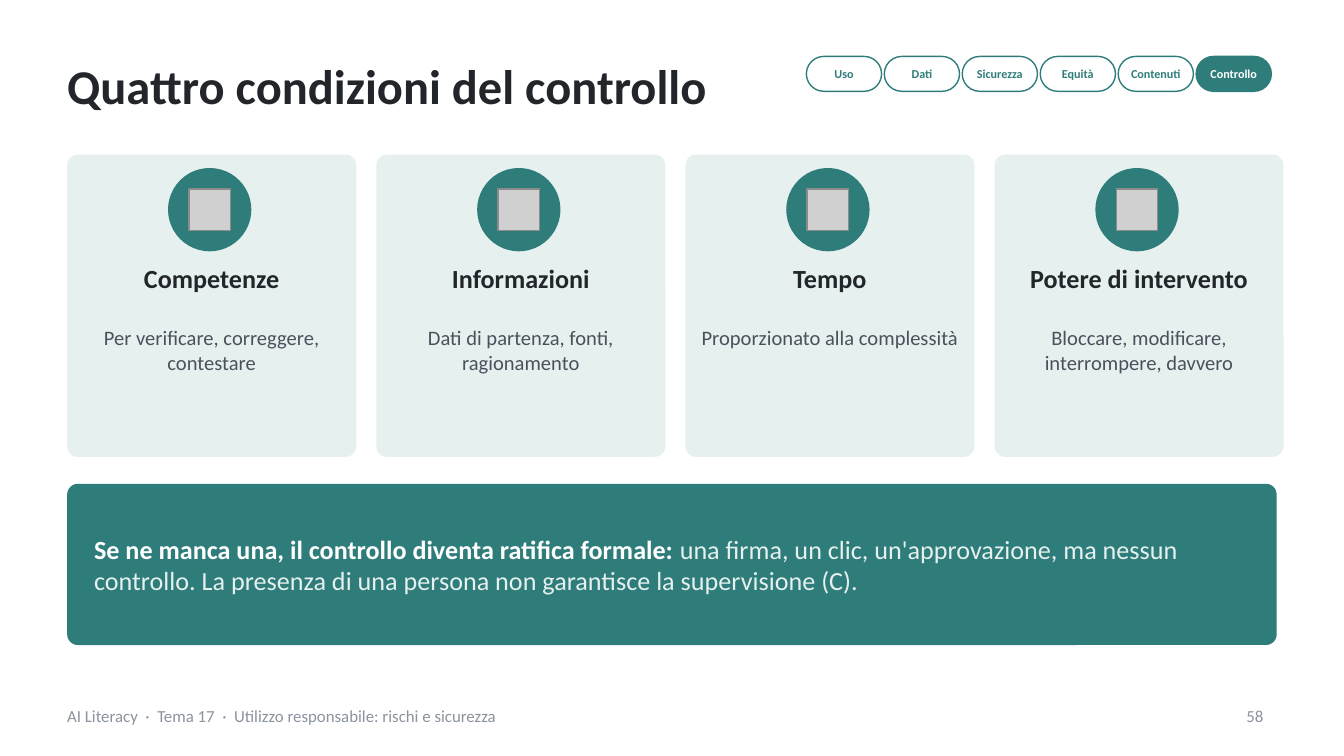
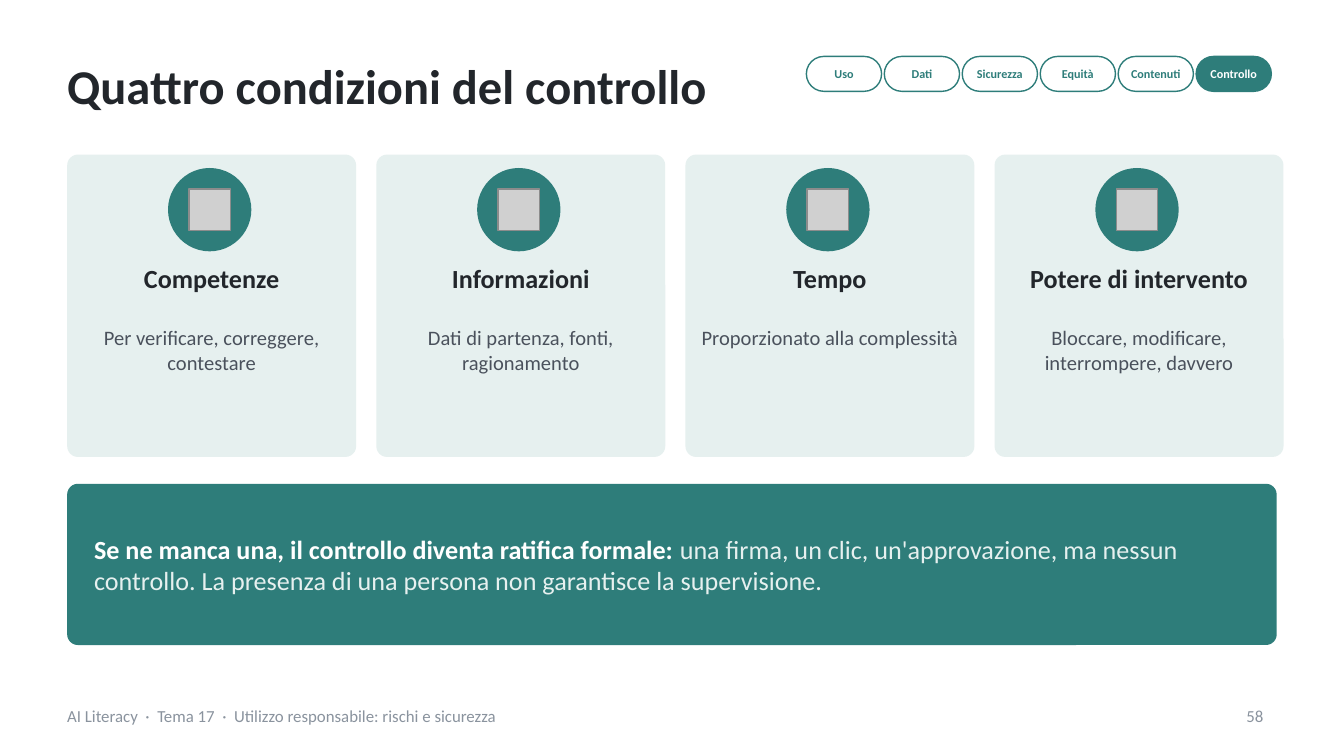
Before and after one commit to NetAi-IT/Formazione-AI-Literacy-Official, a slide deck: slide 58 of Base/Tema17_Utilizzo_responsabile_rischi_sicurezza.pptx. Drawn at 1344x756 pixels with LibreOffice and Linux fonts; fonts in the diff are those of the drawing; grey boxes stand for pictures. Boxes give left, top, right and bottom in pixels: in the first picture for what was removed or moved away, otherwise in the second. Text is boxed around its words. In the diff, an @@ line names an element or a change of style, - is before the commit and + after.

```diff
--- a/Base/Tema17_Utilizzo_responsabile_rischi_sicurezza.pptx
+++ b/Base/Tema17_Utilizzo_responsabile_rischi_sicurezza.pptx
@@ text at [94,540,1178,595]: text changed @@
-Se ne manca una, il controllo diventa ratifica formale: una firma, un clic, un'approvazione, ma nessun controllo. La presenza di una persona non garantisce la supervisione (C).
+Se ne manca una, il controllo diventa ratifica formale: una firma, un clic, un'approvazione, ma nessun controllo. La presenza di una persona non garantisce la supervisione.
```
Also in this commit, not shown: 38 other slides changed, 1 slide added, 1 slide removed, 8 other files.
